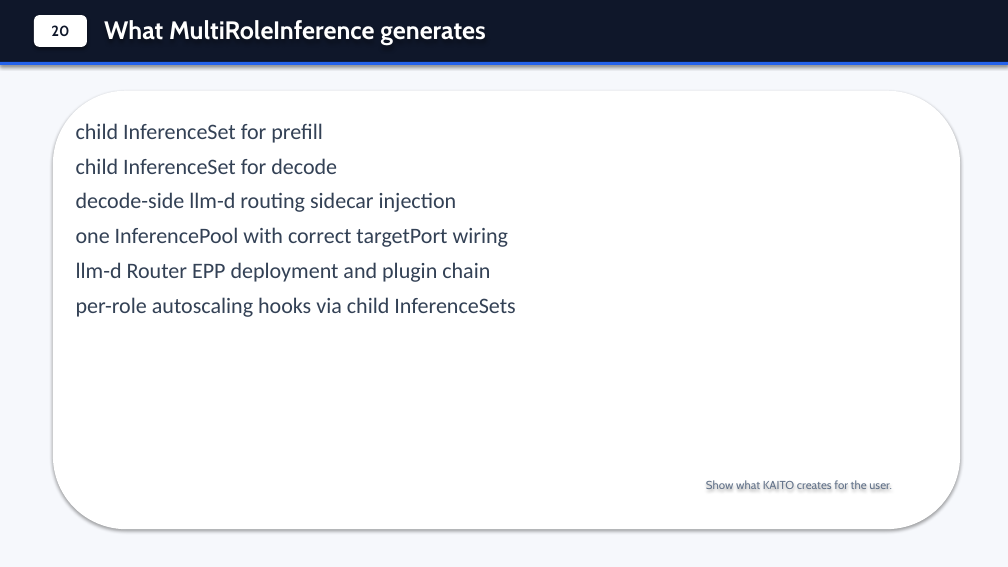
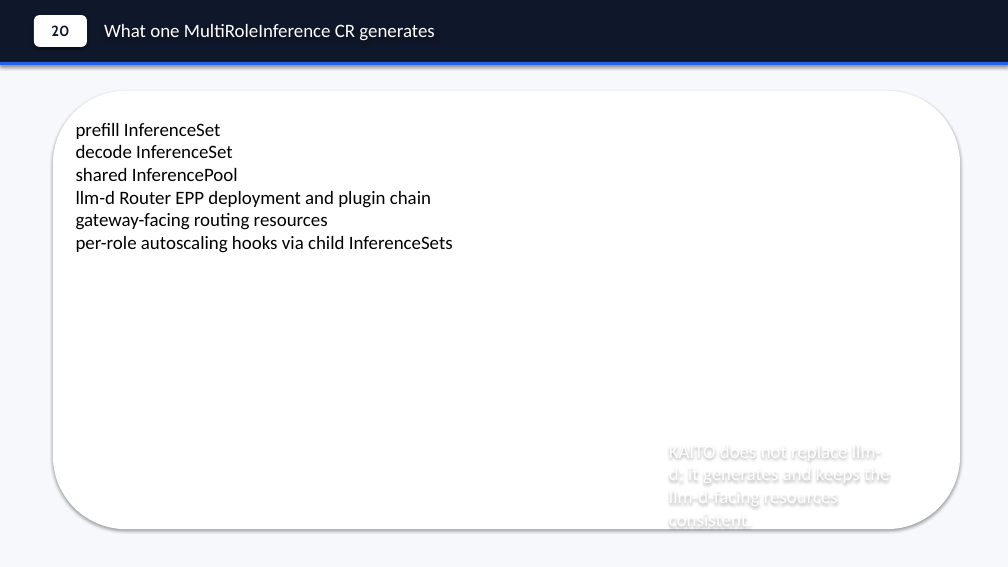
Before and after one commit to andyzhangx/demo, a slide deck: slide 21 of llm/kubecon-na-2026-pd-disaggregation.pptx. Drawn at 1008x567 pixels with LibreOffice and Linux fonts; fonts in the diff are those of the drawing. Boxes give left, top, right and bottom in pixels: in the first picture for what was removed or moved away, otherwise in the second. Text is boxed around its words. In the diff, an @@ line names an element or a change of style, - is before the commit and + after.

```diff
--- a/llm/kubecon-na-2026-pd-disaggregation.pptx
+++ b/llm/kubecon-na-2026-pd-disaggregation.pptx
@@ text at [104, 24, 434, 41]: text changed; size 24 to 18 pt; font Cabin to Calibri; bold off @@
-What MultiRoleInference generates
+What one MultiRoleInference CR generates
@@ text at [76, 123, 238, 181]: text changed; size 21 to 18 pt; text colour #334155 to #000000 @@
-child InferenceSet for prefill
-child InferenceSet for decode
-decode-side llm-d routing sidecar injection
-one InferencePool with correct targetPort wiring
+prefill InferenceSet
+decode InferenceSet
+shared InferencePool
@@ text at [76, 191, 453, 253]: size 21 to 18 pt, text colour #334155 to #000000 in "llm-d Router EPP deployment and plugin chain", "per-role autoscaling hooks via child InferenceSets"; less space between paragraphs @@
@@ text at [76, 213, 328, 230]: paragraph added @@
+gateway-facing routing resources
@@ text at [669, 440, 890, 531]: text changed; size 11 to 18 pt; font Cabin to Calibri; text colour #64748B to #FFFFFF @@
-Show what KAITO creates for the user.
+KAITO does not replace llm-d; it generates and keeps the llm-d-facing resources consistent.
```
Also in this commit, not shown: 5 other slides changed.
